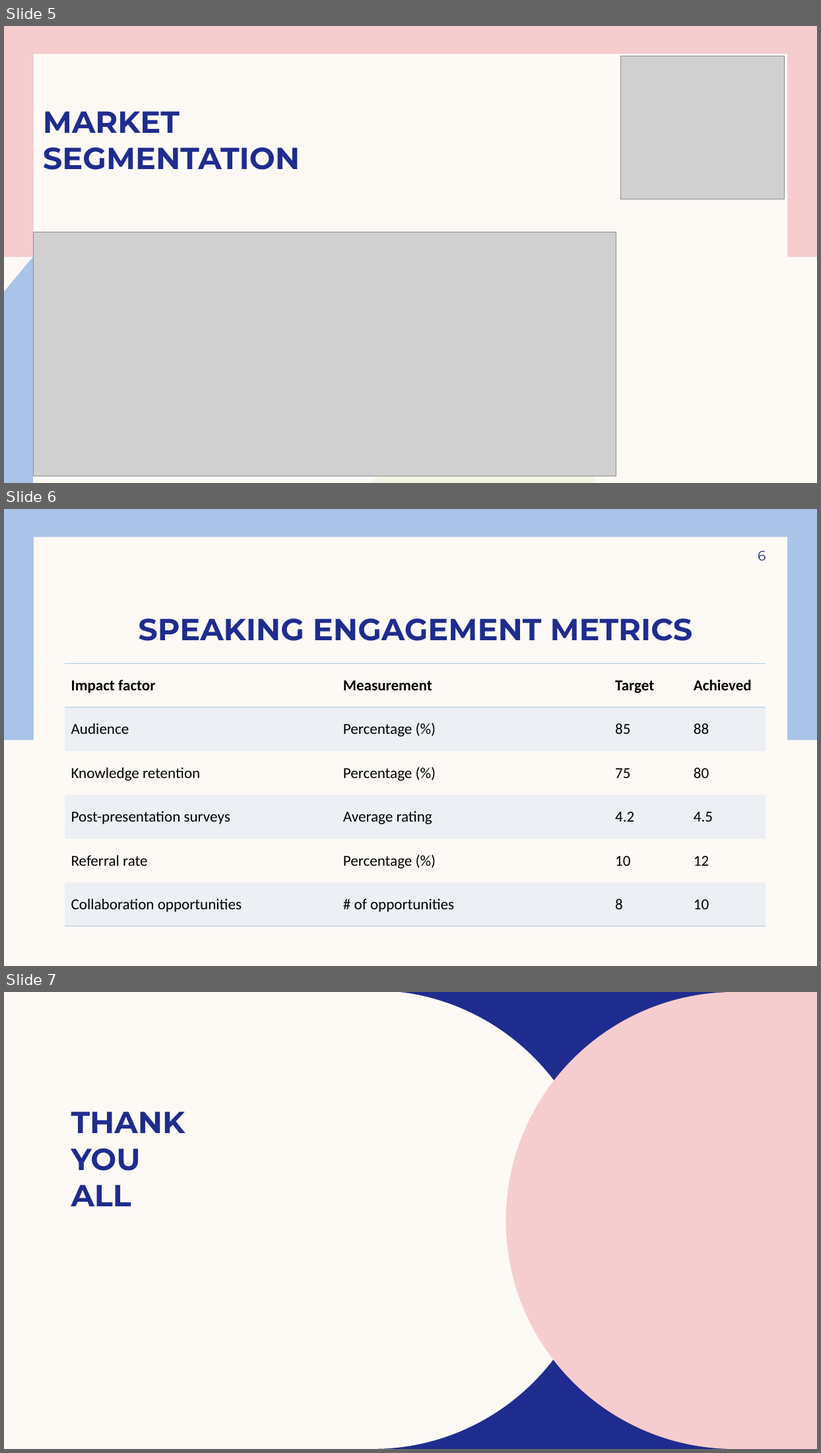
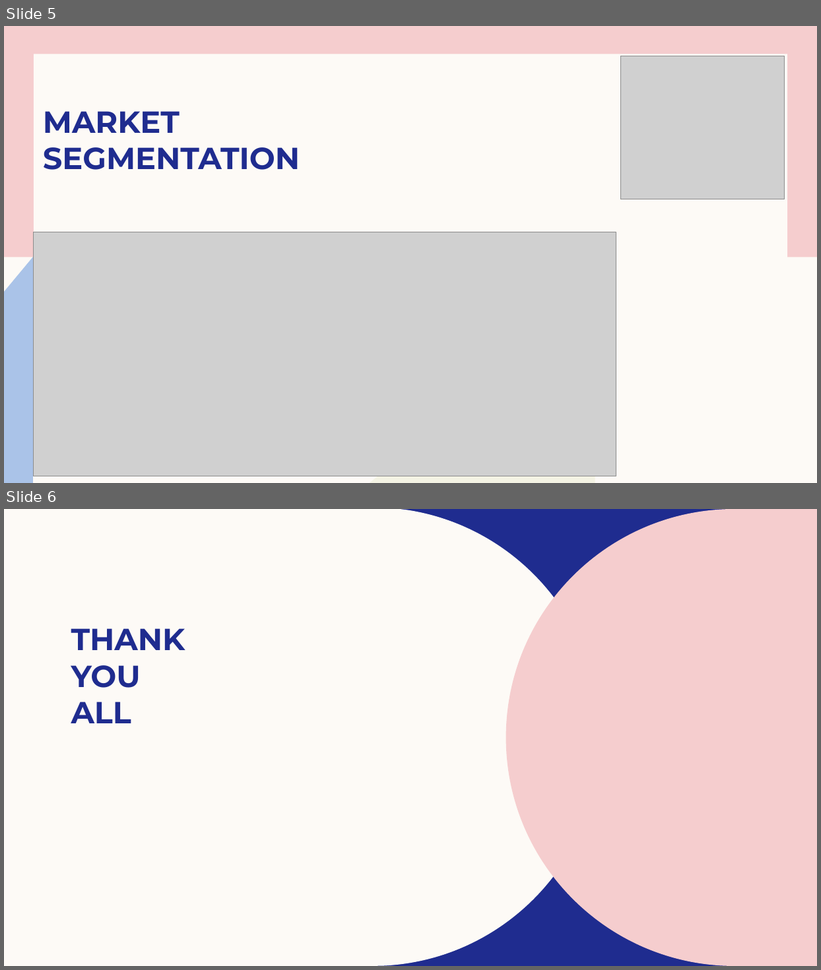
Before and after one commit to manishapriya1298-dotcom/AmazonMusicCluster, a slide deck: Musicclustering🎵.pptx. Shown one above the other, each under a label of ours: slides 5, 6 and 7 before the commit, slides 5 and 6 after it. The pictures are 821x1453 and 821x970 pixels, drawn with LibreOffice and Linux fonts; fonts in the diff are those of the drawing; grey boxes stand for pictures; background and template pictures are left out. Boxes give left, top, right and bottom in pixels: in the first picture for what was removed or moved away, otherwise in the second. Text is boxed around its words. In the diff, an @@ line names an element or a change of style, - is before the commit and + after.

```diff
--- a/Musicclustering🎵.pptx
+++ b/Musicclustering🎵.pptx
@@ slide 6 removed at box(4, 509, 817, 966), background #FDFAF6; not listed: 1 template element that a slide beside it also shows @@
@@ rectangle removed at box(4, 509, 817, 740) @@
@@ page number removed at box(758, 551, 766, 560) @@
-6
@@ title removed at box(138, 619, 693, 641) @@
-SPEAKING ENGAGEMENT METRICS
@@ table removed at box(65, 663, 766, 927), 6 rows, 4 columns @@
-Impact factor | Measurement | Target | Achieved
-Audience | Percentage (%) | 85 | 88
-Knowledge retention | Percentage (%) | 75 | 80
-Post-presentation surveys | Average rating | 4.2 | 4.5
-Referral rate | Percentage (%) | 10 | 12
-Collaboration opportunities | # of opportunities | 8 | 10
@@ what was slide 7 is now slide 6 @@
```
